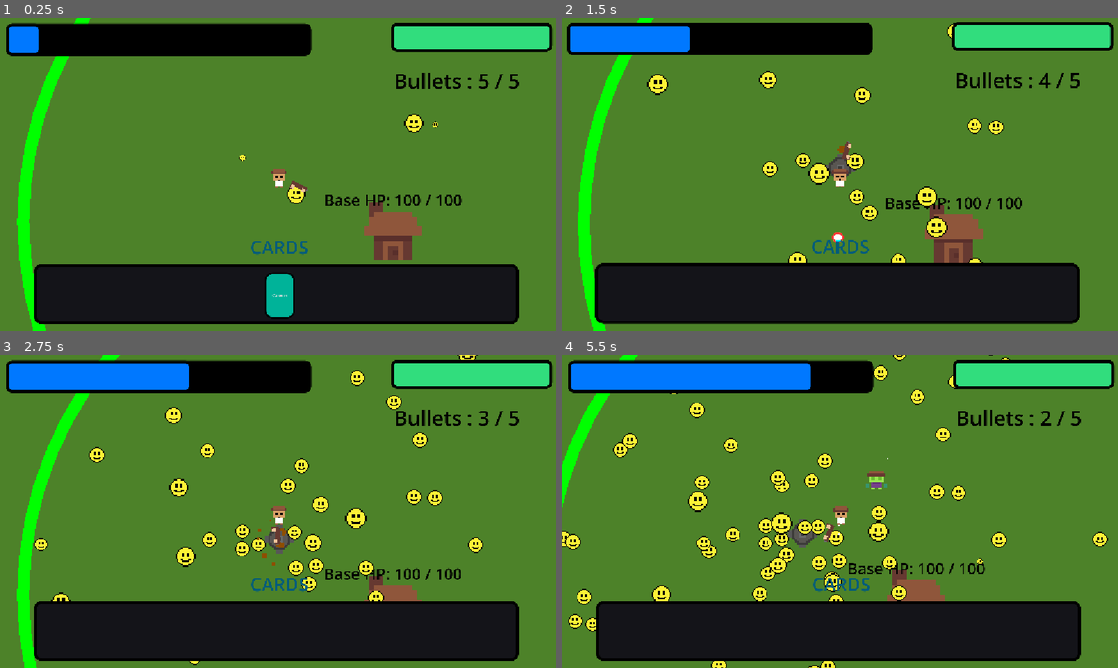
Above: before the commit, frames 1-4 (two rows, left to right).
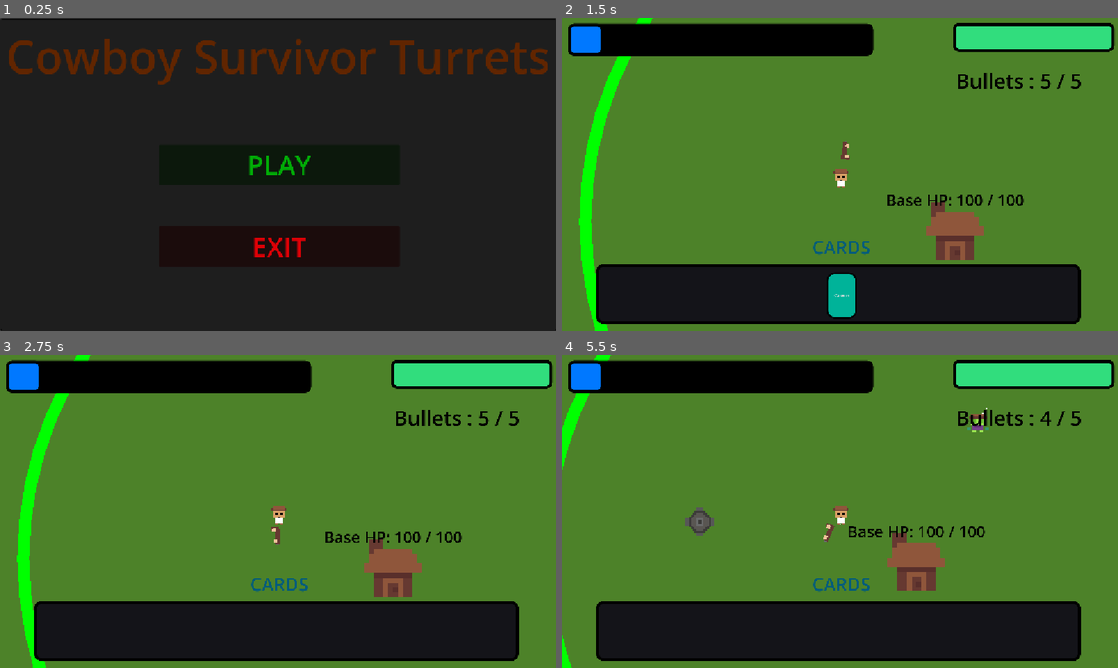
Above: after the commit, the same moments.

Repository: MaAraujooliveira/fusion-project
Game: Godot game, scene res://TelaInicial/TelaInicial.tscn
Same seed, same stepped clock (60 frames per second), same inputs: the game is played once before the commit and once after it. Before the commit the project starts from res://map/Mapa.tscn. The engine's default icon, where the game draws it, is replaced by a stand-in: a white triangle on a blue panel in a dark square.
Inputs (mouse positions are in pixels of both pictures, inside the frame that each line leads up to):
- Up to frame 1 (0.25 s): no input
- Up to frame 2 (1.5 s): click (840, 296) at 0.5 s, where only the run before the commit has a clickable "Cannon"; click (840, 165) at 1.25 s, where only the run after the commit has a clickable "PLAY"
- Up to frame 3 (2.75 s): click (278, 633) at 2 s, where only the run after the commit has a clickable "Cannon"
- Up to frame 4 (5.5 s): move the mouse to (840, 539) at 2.77 s; tap A (A) at 2.85 s; tap D (D) at 3.05, 3.6 s; move the mouse to (728, 527) at 3.52 s; click (728, 527) at 3.8 s; move the mouse to (895, 442) at 4.27 s; click (895, 442) at 4.35 s; tap S (S) at 4.55, 5.1 s; move the mouse to (812, 574) at 5.02 s; tap W (W) at 5.3 s

The runs differ from the first frame. In frame 1, 86% of the frame differs, in the area x 0-100%, y 0-100%; in frame 2, 8.2%; in frame 3, 9.9%; in frame 4, 12%.

Commit message:
tela_de  inicio

Diff:
--- a/fusionproject/Base/Base.tscn
+++ b/fusionproject/Base/Base.tscn
@@ -15,7 +15,7 @@
 coin_scene = ExtResource("2_edygm")
 spawn_radius = 1500.0
 coin_amount = 2
-spawn_time = 0.1
+spawn_time = 5.0
 
 [node name="Sprite2D" type="Sprite2D" parent="." unique_id=30089900]
 scale = Vector2(20, 20)
--- a/fusionproject/Base/base.gd
+++ b/fusionproject/Base/base.gd
@@ -17,7 +17,7 @@
 func take_damage(amount):
 	hp -= amount
 	if hp <= 0:
-		get_tree().quit()
+		get_tree().change_scene_to_file("res://TelaInicial/TelaInicial.tscn")
 
 func _process(delta: float) -> void:
 	$Label.text = "Base HP: " + str(hp) + " / " + str(max_hp)
--- /dev/null
+++ b/fusionproject/TelaInicial/TelaInicial.tscn
@@ -0,0 +1,50 @@
+[gd_scene format=3 uid="uid://p215jnvrfadt"]
+
+[ext_resource type="Script" uid="uid://dwwlm8dak876c" path="res://TelaInicial/tela_inicial.gd" id="1_o4uex"]
+
+[node name="TelaInicial" type="Control" unique_id=632035793]
+layout_mode = 3
+anchors_preset = 0
+script = ExtResource("1_o4uex")
+
+[node name="GraphFrame" type="GraphFrame" parent="." unique_id=1302523458]
+modulate = Color(0, 1, 1, 1)
+layout_mode = 0
+offset_right = 1154.0
+offset_bottom = 648.0
+
+[node name="Label" type="Label" parent="." unique_id=1174049719]
+layout_mode = 0
+offset_top = -46.0
+offset_right = 1153.0
+offset_bottom = 203.0
+theme_override_colors/font_color = Color(0.37960038, 0.14619434, 9.62615e-08, 1)
+theme_override_font_sizes/font_size = 95
+text = "Cowboy Survivor Turrets"
+horizontal_alignment = 1
+vertical_alignment = 1
+
+[node name="Button" type="Button" parent="." unique_id=1132310385]
+modulate = Color(0, 0.7764706, 0.02745098, 1)
+layout_mode = 0
+offset_left = 329.0
+offset_top = 262.0
+offset_right = 828.0
+offset_bottom = 346.0
+theme_override_colors/font_focus_color = Color(0.99215686, 0.23921569, 0.23921569, 1)
+theme_override_font_sizes/font_size = 55
+text = "PLAY"
+
+[node name="Button2" type="Button" parent="." unique_id=122681941]
+modulate = Color(1, 0, 0.02745098, 1)
+layout_mode = 0
+offset_left = 329.0
+offset_top = 431.0
+offset_right = 828.0
+offset_bottom = 515.0
+theme_override_colors/font_focus_color = Color(0.99215686, 0.23921569, 0.23921569, 1)
+theme_override_font_sizes/font_size = 55
+text = "EXIT"
+
+[connection signal="pressed" from="Button" to="." method="_on_button_pressed"]
+[connection signal="pressed" from="Button2" to="." method="_on_button_2_pressed"]
--- /dev/null
+++ b/fusionproject/TelaInicial/tela_inicial.gd
@@ -0,0 +1,8 @@
+extends Control
+
+func _on_button_pressed() -> void:
+	get_tree().change_scene_to_file("res://map/Mapa.tscn")
+
+
+func _on_button_2_pressed() -> void:
+	get_tree().quit()
--- /dev/null
+++ b/fusionproject/Torretas/BaseTurretsmanager/turretsmanager.gd
@@ -0,0 +1,115 @@
+extends Node2D
+class_name TurretManager
+
+@export var stats : TurretStats
+@export var distance : EnemyFinder
+@export var weapons : WeakponsTurret
+@export var cards : Cards_manager
+
+var on_mouse := false
+var on_spawned := false
+var can_place_here := true
+var replaced := false
+var replaced_qtd := 0
+var areas_dentro := 0
+
+
+func seguir_mouse():
+	if not on_spawned:
+		global_position = get_global_mouse_position()
+
+		replaced = replaced_qtd > 0
+
+		if areas_dentro <= 0:
+			$Sprite2D.modulate = Color(1, 0, 0, 0.5)
+
+		if Input.is_action_just_pressed("PlaceTower") and can_place_here:
+			on_spawned = true
+			$Sprite2D.modulate = Color(1, 1, 1, 1)
+
+
+func _process(delta: float) -> void:
+	seguir_mouse()
+
+	if not on_spawned:
+		return
+
+	var target = distance.find_target()
+
+	if on_mouse:
+		queue_redraw()
+
+	weapons.timer_arma += delta
+	if weapons.timer_arma >= weapons.cooldown:
+		if target:
+			var final_dir = (target.global_position - global_position).normalized()
+			weapons.atirar(final_dir, 1)
+			weapons.timer_arma = 0
+
+	if target:
+		look_at(target.global_position)
+
+	if Input.is_action_just_pressed("escluirTurret") and on_mouse and not replaced:
+		on_spawned = false
+		replaced_qtd += 1
+
+
+	if not can_place_here and not on_spawned:
+		$Sprite2D.modulate = Color(1, 0, 0, 0.5)
+	elif not on_spawned and areas_dentro > 0:
+		$Sprite2D.modulate = Color(1, 1, 1, 1)
+
+
+func _draw():
+	if not on_mouse:
+		return
+
+	draw_arc(Vector2.ZERO, stats.range, 0, TAU, 64, Color.RED, 3)
+
+
+func _on_area_2d_mouse_entered() -> void:
+	if not on_spawned:
+		return
+
+	on_mouse = true
+	$Sprite2D.modulate = Color(0.86, 0.0, 0.0, 1.0)
+
+
+func _on_area_2d_mouse_exited() -> void:
+	if not on_spawned:
+		return
+
+	on_mouse = false
+	$Sprite2D.modulate = Color(1, 1, 1, 1)
+	queue_redraw()
+
+func _on_area_2d_body_entered(body: Node2D) -> void:
+	if body.is_in_group("Base"):
+		can_place_here = false
+		$Sprite2D.modulate = Color(0, 0, 0, 0.7)
+
+
+func _on_area_2d_body_exited(body: Node2D) -> void:
+	if body.is_in_group("Base"):
+		if areas_dentro > 0:
+			$Sprite2D.modulate = Color(1.0, 1.0, 1.0, 0.7)
+			can_place_here = true
+
+
+# 💥 RANGE (permite)
+func _on_area_2d_area_entered(area: Area2D) -> void:
+	if area.is_in_group("BaseRange"):
+		areas_dentro += 1
+
+		if areas_dentro > 0:
+			can_place_here = true
+			$Sprite2D.modulate = Color(1, 1, 1, 1)
+
+
+func _on_area_2d_area_exited(area: Area2D) -> void:
+	if area.is_in_group("BaseRange"):
+		areas_dentro -= 1
+
+		if areas_dentro <= 0:
+			can_place_here = false
+			$Sprite2D.modulate = Color(1, 0, 0, 0.5)
--- a/fusionproject/Torretas/Canhao/canhao.gd
+++ b/fusionproject/Torretas/Canhao/canhao.gd
@@ -1,114 +1 @@
-extends Node2D
-
-@export var stats : TurretStats
-@export var distance : EnemyFinder
-@export var weapons : WeakponsTurret
-@export var cards : Cards_manager
-
-var on_mouse := false
-var on_spawned := false
-var can_place_here := true
-var replaced := false
-var replaced_qtd := 0
-var areas_dentro := 0
-
-
-func seguir_mouse():
-	if not on_spawned:
-		global_position = get_global_mouse_position()
-
-		replaced = replaced_qtd > 0
-
-		if areas_dentro <= 0:
-			$Sprite2D.modulate = Color(1, 0, 0, 0.5)
-
-		if Input.is_action_just_pressed("PlaceTower") and can_place_here:
-			on_spawned = true
-			$Sprite2D.modulate = Color(1, 1, 1, 1)
-
-
-func _process(delta: float) -> void:
-	seguir_mouse()
-
-	if not on_spawned:
-		return
-
-	var target = distance.find_target()
-
-	if on_mouse:
-		queue_redraw()
-
-	weapons.timer_arma += delta
-	if weapons.timer_arma >= weapons.cooldown:
-		if target:
-			var final_dir = (target.global_position - global_position).normalized()
-			weapons.atirar(final_dir, 1)
-			weapons.timer_arma = 0
-
-	if target:
-		look_at(target.global_position)
-
-	if Input.is_action_just_pressed("escluirTurret") and on_mouse and not replaced:
-		on_spawned = false
-		replaced_qtd += 1
-
-
-	if not can_place_here and not on_spawned:
-		$Sprite2D.modulate = Color(1, 0, 0, 0.5)
-	elif not on_spawned and areas_dentro > 0:
-		$Sprite2D.modulate = Color(1, 1, 1, 1)
-
-
-func _draw():
-	if not on_mouse:
-		return
-
-	draw_arc(Vector2.ZERO, stats.range, 0, TAU, 64, Color.RED, 3)
-
-
-func _on_area_2d_mouse_entered() -> void:
-	if not on_spawned:
-		return
-
-	on_mouse = true
-	$Sprite2D.modulate = Color(0.86, 0.0, 0.0, 1.0)
-
-
-func _on_area_2d_mouse_exited() -> void:
-	if not on_spawned:
-		return
-
-	on_mouse = false
-	$Sprite2D.modulate = Color(1, 1, 1, 1)
-	queue_redraw()
-
-func _on_area_2d_body_entered(body: Node2D) -> void:
-	if body.is_in_group("Base"):
-		can_place_here = false
-		$Sprite2D.modulate = Color(0, 0, 0, 0.7)
-
-
-func _on_area_2d_body_exited(body: Node2D) -> void:
-	if body.is_in_group("Base"):
-		if areas_dentro > 0:
-			$Sprite2D.modulate = Color(1.0, 1.0, 1.0, 0.7)
-			can_place_here = true
-
-
-# 💥 RANGE (permite)
-func _on_area_2d_area_entered(area: Area2D) -> void:
-	if area.is_in_group("BaseRange"):
-		areas_dentro += 1
-
-		if areas_dentro > 0:
-			can_place_here = true
-			$Sprite2D.modulate = Color(1, 1, 1, 1)
-
-
-func _on_area_2d_area_exited(area: Area2D) -> void:
-	if area.is_in_group("BaseRange"):
-		areas_dentro -= 1
-
-		if areas_dentro <= 0:
-			can_place_here = false
-			$Sprite2D.modulate = Color(1, 0, 0, 0.5)
+extends TurretManager
--- a/fusionproject/player/Stats/stats.gd
+++ b/fusionproject/player/Stats/stats.gd
@@ -23,7 +23,7 @@
 	hp -= amount
 	await piscar(Color.RED,0.25)
 	if hp <= 0:
-		get_tree().reload_current_scene()
+		get_tree().change_scene_to_file("res://TelaInicial/TelaInicial.tscn")
 
 
 
--- a/fusionproject/project.godot
+++ b/fusionproject/project.godot
@@ -10,8 +10,8 @@
 
 [application]
 
-config/name="Fusionproject"
-run/main_scene="uid://dp8qyafl7sxp6"
+config/name="Cowboy Survivor Turrets"
+run/main_scene="uid://p215jnvrfadt"
 config/features=PackedStringArray("4.6")
 config/icon="res://icon.svg"
 
Not shown, added: fusionproject/TelaInicial/tela_inicial.gd.uid
Not shown, added: fusionproject/Torretas/BaseTurretsmanager/turretsmanager.gd.uid
